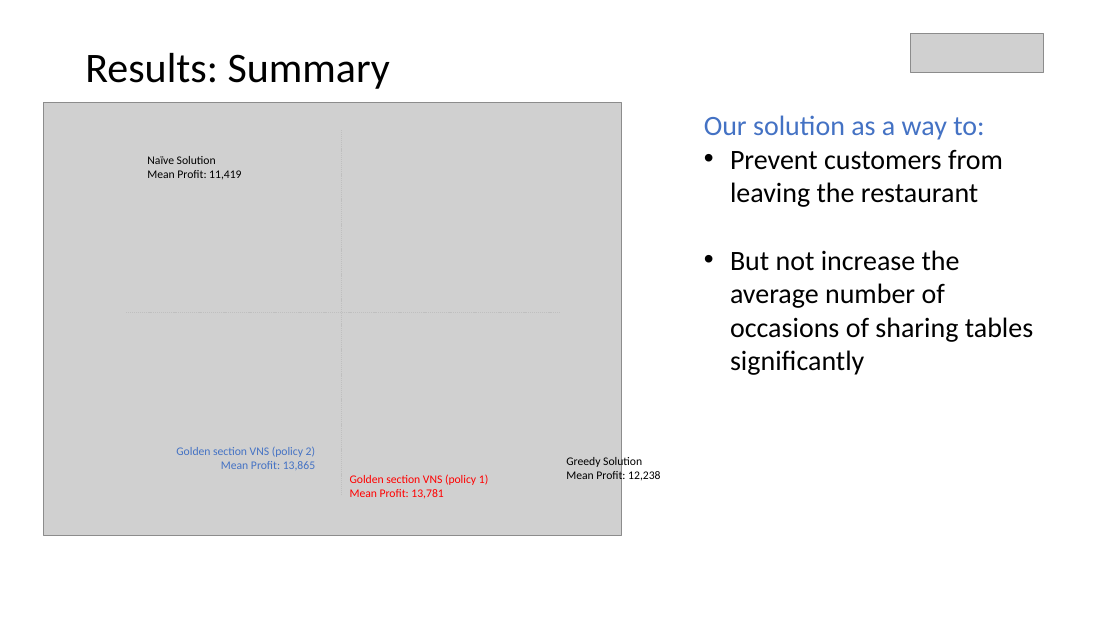
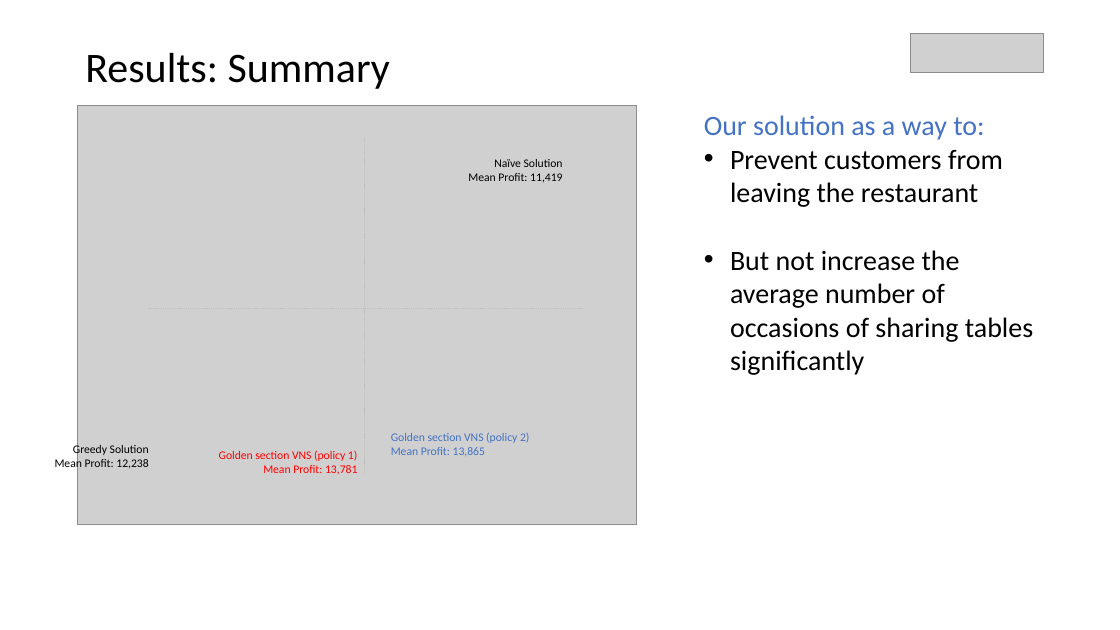
Before and after one commit to parkjan4/OptSim, a slide deck: slide 37 of Presentationv1.pptx (slide 38 before the commit). Drawn at 1120x630 pixels with LibreOffice and Linux fonts; fonts in the diff are those of the drawing; grey boxes stand for pictures. Boxes give left, top, right and bottom in pixels: in the first picture for what was removed or moved away, otherwise in the second. Text is boxed around its words. In the diff, an @@ line names an element or a change of style, - is before the commit and + after.

```diff
--- a/Presentationv1.pptx
+++ b/Presentationv1.pptx
@@ picture: place and size @@
-picture at (44, 103, 622, 536)
+picture at (77, 105, 637, 525)
@@ line moved from (341, 496) - (341, 130) to (365, 474) - (365, 138) @@
@@ text "Naïve Solution": place and size @@
-text "Naïve Solution" at (147, 156, 241, 179)
+text "Naïve Solution" at (468, 159, 563, 182)
@@ line moved from (560, 313) - (126, 313) to (583, 308) - (149, 308) @@
@@ alignment left to right in 3 elements at (219, 450, 357, 474), (468, 159, 563, 182), (55, 443, 149, 470) @@
@@ text "Greedy Solution": place and size @@
-text "Greedy Solution" at (566, 455, 660, 482)
+text "Greedy Solution" at (55, 443, 149, 470)
@@ text "Golden section VNS (policy 1)": place and size @@
-text "Golden section VNS (policy 1)" at (350, 474, 488, 498)
+text "Golden section VNS (policy 1)" at (219, 450, 357, 474)
@@ text "Golden section VNS (policy 2)": place and size @@
-text "Golden section VNS (policy 2)" at (176, 446, 315, 470)
+text "Golden section VNS (policy 2)" at (391, 433, 529, 456)
@@ text "Golden section VNS (policy 2)" at (391, 433, 529, 456): alignment right to left @@
```
Also in this commit, not shown: 1 other slide changed.
